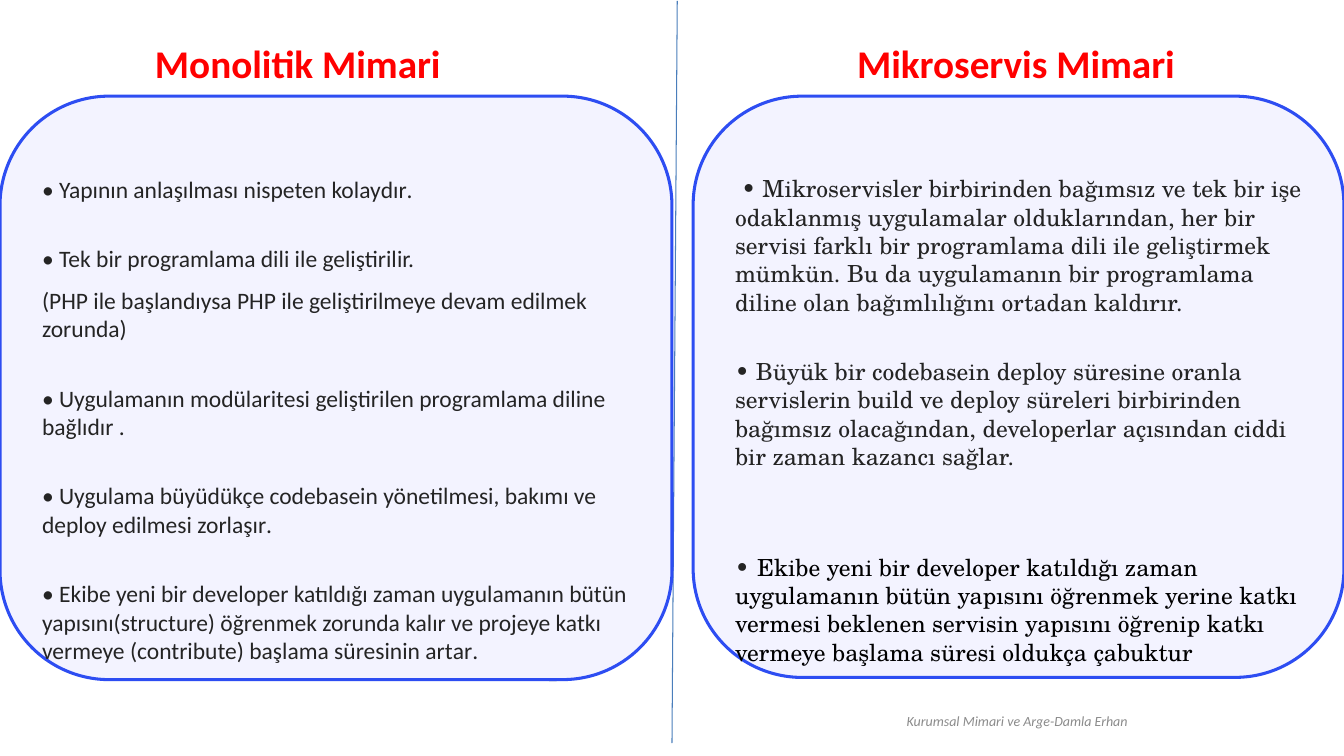
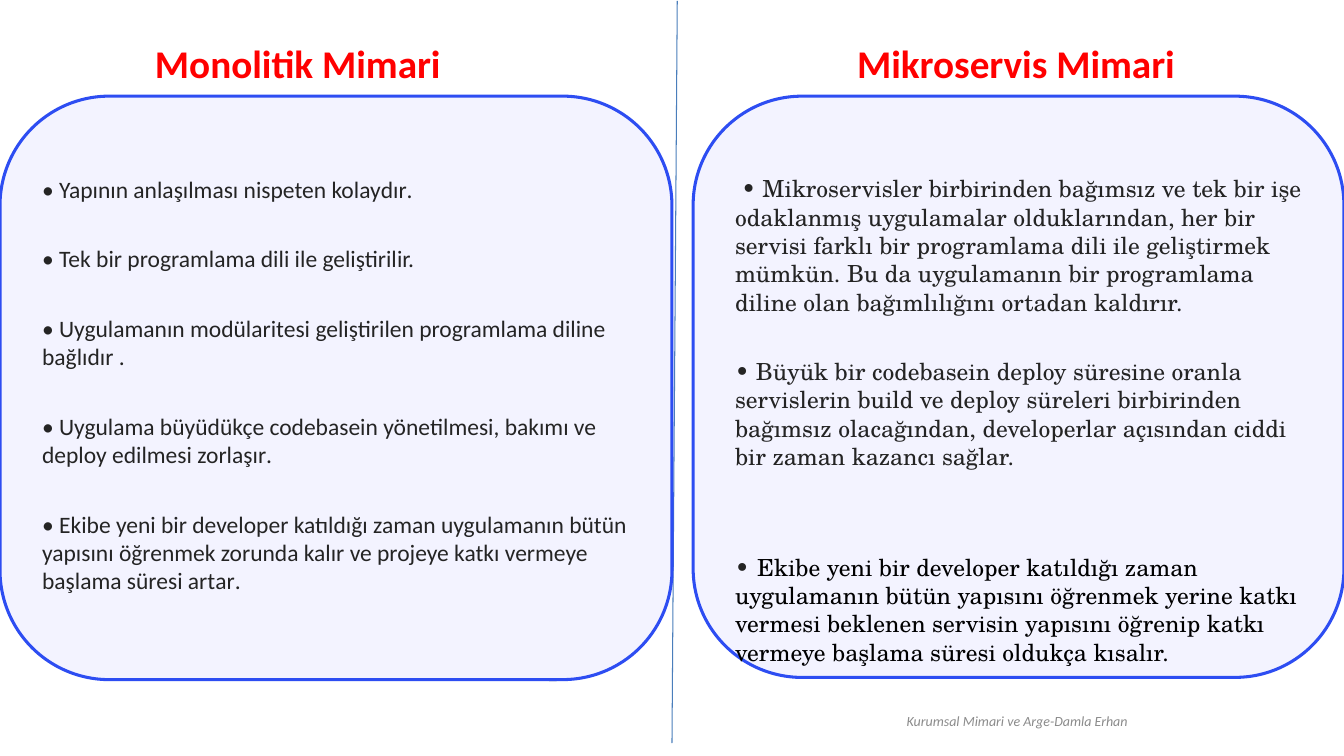
Before and after one commit to erhandamla/ZBARCH, a slide deck: slide 4 of Microservis-ExternalizedPattern2008.pptx. Drawn at 1344x756 pixels with LibreOffice and Linux fonts; fonts in the diff are those of the drawing; background and template pictures are left out. Boxes give left, top, right and bottom in pixels: in the first picture for what was removed or moved away, otherwise in the second. Text is boxed around its words. In the diff, an @@ line names an element or a change of style, - is before the commit and + after.

```diff
--- a/Microservis-ExternalizedPattern2008.pptx
+++ b/Microservis-ExternalizedPattern2008.pptx
@@ text at bbox=[42, 292, 587, 340]: paragraph removed @@
-(PHP ile başlandıysa PHP ile geliştirilmeye devam edilmek zorunda)
@@ text at bbox=[42, 516, 626, 593]: text changed @@
-• Ekibe yeni bir developer katıldığı zaman uygulamanın bütün yapısını(structure) öğrenmek zorunda kalır ve projeye katkı vermeye (contribute) başlama süresinin artar.
+• Ekibe yeni bir developer katıldığı zaman uygulamanın bütün yapısını öğrenmek zorunda kalır ve projeye katkı vermeye başlama süresi artar.
@@ text at bbox=[735, 558, 1297, 669]: text changed @@
-• Ekibe yeni bir developer katıldığı zaman uygulamanın bütün yapısını öğrenmek yerine katkı vermesi beklenen servisin yapısını öğrenip katkı vermeye başlama süresi oldukça çabuktur
+• Ekibe yeni bir developer katıldığı zaman uygulamanın bütün yapısını öğrenmek yerine katkı vermesi beklenen servisin yapısını öğrenip katkı vermeye başlama süresi oldukça kısalır.
```
Also in this commit, not shown: 7 other slides changed, 1 other file.
